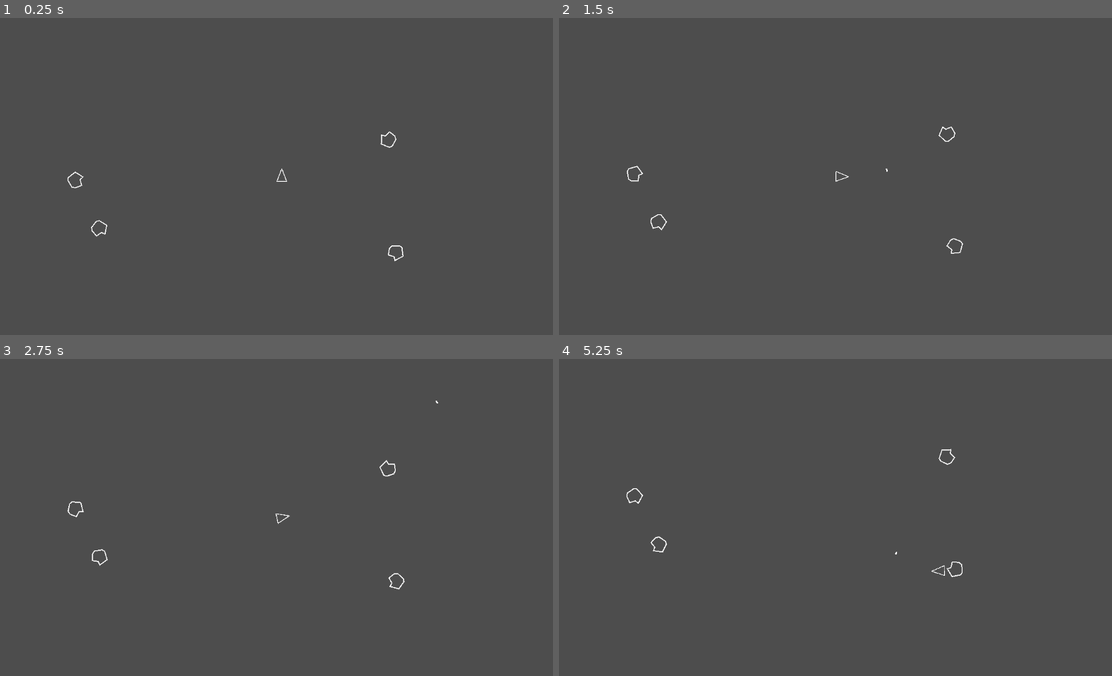
Above: before the commit, frames 1-4 (two rows, left to right).
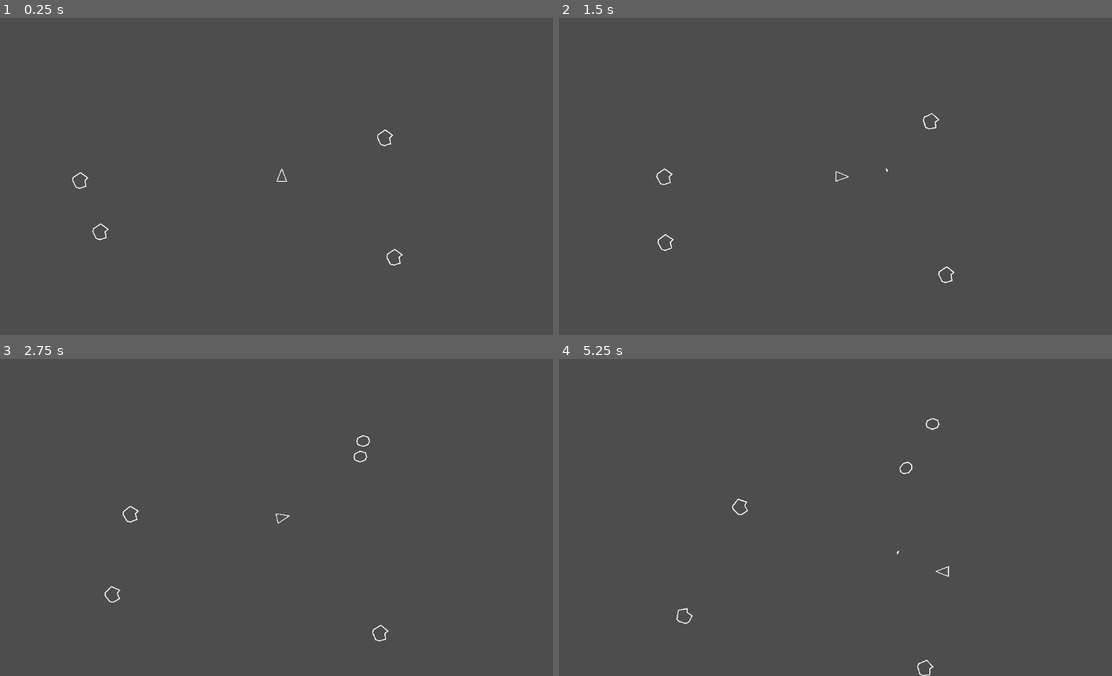
Above: after the commit, the same moments.

Repository: jiyarza/asteroids_gd
Game: Godot game, scene res://Main.tscn
Same seed, same stepped clock (60 frames per second), same inputs: the game is played once before the commit and once after it.
Inputs:
- Up to frame 1 (0.25 s): no input
- Up to frame 2 (1.5 s): hold D (turn_right) 0.53-1.28 s; tap Space (shoot) at 0.6, 1.35 s; hold A (turn_left) from 1.28 s (still down)
- Up to frame 3 (2.75 s): release A (turn_left) at 2.03 s; hold D (turn_right) from 2.03 s (still down); tap Space (shoot) at 2.1 s
- Up to frame 4 (5.25 s): release D (turn_right) at 2.78 s; hold W (thrust) 2.78-3.53 s; tap Space (shoot) every 0.75 s from 2.85 to 5.1 s; hold A (turn_left) from 3.53 s (still down)

The runs differ from the first frame. In frame 1, 0.3% of the frame differs, in the area x 12-73%, y 35-79%; in frame 2, 0.3%; in frame 3, 0.3%; in frame 4, 0.4%, in the area x 12-73%, y 18-100%.

Commit message:
feat: destroy asteroid, collisions, random direction and rotation

Diff:
--- a/Asteroid/Asteroid.gd
+++ b/Asteroid/Asteroid.gd
@@ -1,22 +1,68 @@
 extends RigidBody2D
 class_name Asteroid
 
+signal split_requested(world_position: Vector2, next_size: int)
+signal destroyed(world_position: Vector2, size: int)
+
+enum Size { LARGE, MEDIUM, SMALL }
 # Variables exportadas para poder ajustarlas desde el editor
-@export var speed: float = 10.0
-@export var rotation_speed: float = 0.3
+@export var size = Size.LARGE
+@export var min_speed: float = 10.0
+@export var max_speed: float = 50.0
+@export var min_impulse: float = 10.0
+@export var max_impulse: float = 50.0
+@export var min_torque: float = -20.0
+@export var max_torque: float = 20.0
+@export var speed: float = 0.0
 
+var target_speed = 50.0;
+var torque_value = 0.0;
 var direction: Vector2 = Vector2.UP # Dirección inicial por defecto
 
-func _ready():
-	# Al empezar, elegimos una rotación aleatoria
-	rotation = randf() * TAU # TAU es 2*PI, una rotación completa
+func _ready() -> void:
+	# Configuración física: sin pérdidas ni sueño
+	gravity_scale = 0.0
+	linear_damp = 0.0
+	angular_damp = 0.0
+	can_sleep = false
 
-func _process(delta):
+	# Material sin fricción, con rebote elástico
+	if physics_material_override == null:
+		physics_material_override = PhysicsMaterial.new()
+	physics_material_override.friction = 0.0
+	physics_material_override.bounce = 1.0
+
+	# Dirección y magnitud inicial aleatorias
+	direction = Vector2.RIGHT.rotated(randf_range(0.0, TAU))
+	target_speed = randf_range(min_speed, max_speed)
+	linear_velocity = direction * target_speed
+
+	# Torque aleatorio (mantiene rotación continua)
+	torque_value = randf_range(min_torque, max_torque)
+
+# Mantener la velocidad constante, respetando dirección tras colisiones
+func _integrate_forces(state: PhysicsDirectBodyState2D) -> void:
+	var v := state.linear_velocity
+	var s := v.length()
+
+	if s <= 0.001:
+		# Si se detiene completamente, reimpulsar en dirección aleatoria
+		var dir = Vector2.RIGHT.rotated(randf_range(0.0, TAU))
+		state.linear_velocity = dir * target_speed
+	else:
+		# Reescalar para mantener velocidad constante
+		state.linear_velocity = v * (target_speed / s)
+
+	# Mantener el torque constante (rotación continua)
+	state.apply_torque(torque_value)
+
+#func _process(delta):
+#	return
 	# Movemos el asteroide en su dirección
-	position += direction * speed * delta
+	#position += direction * speed * delta
 
 	# Rotamos el asteroide sobre sí mismo
-	rotation += rotation_speed * delta
+	#rotation += rotation_speed * delta
 
 # Función para configurar el asteroide cuando lo creamos
 func setup(start_position: Vector2, start_direction: Vector2, start_size: float = 1.0):
@@ -28,3 +74,22 @@
 
 	# Ajustamos la velocidad según el tamaño (los más pequeños son más rápidos)
 	speed = speed / start_size
+
+func hit():
+	# Si ya es el tamaño mínimo, desaparece
+	if size == Size.SMALL:
+		print("Asteroid DESTROYED")
+		destroyed.emit(global_position, size)
+		queue_free()
+		return
+
+	# Determina el siguiente tamaño
+	var next_size
+	if size == Size.LARGE:
+		next_size = Size.MEDIUM
+	else:
+		next_size = Size.SMALL
+
+	split_requested.emit(global_position, next_size)
+	# El asteroide original desaparece
+	queue_free()
--- a/Asteroid/Asteroid.tscn
+++ b/Asteroid/Asteroid.tscn
@@ -7,7 +7,10 @@
 radius = 17.262676
 
 [node name="RigidBody2D" type="RigidBody2D"]
+collision_layer = 4
+collision_mask = 7
 gravity_scale = 0.0
+angular_damp_mode = 1
 script = ExtResource("1_h8dtb")
 
 [node name="CollisionShape2D" type="CollisionShape2D" parent="."]
--- /dev/null
+++ b/Asteroid/Asteroid_MEDIUM.tscn
@@ -0,0 +1,27 @@
+[gd_scene load_steps=4 format=3 uid="uid://b0q4a0fbwoboc"]
+
+[ext_resource type="Script" uid="uid://caoi0s27tfcak" path="res://Asteroid/Asteroid.gd" id="1_gcapg"]
+[ext_resource type="Script" uid="uid://3jjpbiaw738l" path="res://ScreenWrap2D.gd" id="2_at6ie"]
+
+[sub_resource type="CircleShape2D" id="CircleShape2D_h8dtb"]
+radius = 13.0
+
+[node name="RigidBody2D" type="RigidBody2D"]
+collision_layer = 4
+collision_mask = 7
+gravity_scale = 0.0
+angular_damp_mode = 1
+script = ExtResource("1_gcapg")
+size = 1
+
+[node name="CollisionShape2D" type="CollisionShape2D" parent="."]
+shape = SubResource("CircleShape2D_h8dtb")
+
+[node name="Line2D" type="Line2D" parent="."]
+position = Vector2(-1, -1)
+points = PackedVector2Array(-12, 1, -10, -6, 1, -11, 11, -8, 14, 0, 11, 7, 1, 11, -10, 7)
+closed = true
+width = 2.0
+
+[node name="ScreenWrap2D" type="Node" parent="."]
+script = ExtResource("2_at6ie")
--- /dev/null
+++ b/Asteroid/Asteroid_SMALL.tscn
@@ -0,0 +1,28 @@
+[gd_scene load_steps=4 format=3 uid="uid://dnqiso5p2mkir"]
+
+[ext_resource type="Script" uid="uid://caoi0s27tfcak" path="res://Asteroid/Asteroid.gd" id="1_ptsgg"]
+[ext_resource type="Script" uid="uid://3jjpbiaw738l" path="res://ScreenWrap2D.gd" id="2_4s4rx"]
+
+[sub_resource type="CircleShape2D" id="CircleShape2D_h8dtb"]
+radius = 8.062258
+
+[node name="RigidBody2D" type="RigidBody2D"]
+collision_layer = 4
+collision_mask = 7
+gravity_scale = 0.0
+angular_damp_mode = 1
+script = ExtResource("1_ptsgg")
+size = 2
+
+[node name="CollisionShape2D" type="CollisionShape2D" parent="."]
+position = Vector2(0, -1)
+shape = SubResource("CircleShape2D_h8dtb")
+
+[node name="Line2D" type="Line2D" parent="."]
+position = Vector2(-1, -1)
+points = PackedVector2Array(-5, 3, -4, -2, 1, -8, 5, -6, 8, -2, 7, 3, 2, 6, -4, 7)
+closed = true
+width = 2.0
+
+[node name="ScreenWrap2D" type="Node" parent="."]
+script = ExtResource("2_4s4rx")
--- a/Bullet/Bullet.gd
+++ b/Bullet/Bullet.gd
@@ -11,10 +11,8 @@
 
 func setup(start_pos: Vector2, start_dir: Vector2) -> void:
 	direction = start_dir.normalized()
-	print("start_pos", start_pos)
 	global_position = start_pos
 	global_rotation = direction.angle()
-	print("bullet pos: ", global_position)
 
 # Función que se llama cuando la bala entra en la escena.
 func _ready():
@@ -26,7 +24,7 @@
 	lifetime_timer.timeout.connect(_on_lifetime_timeout)
 
 	# Conectamos la señal 'body_entered' para saber si choca con algo.
-	body_entered.connect(_on_body_entered)
+#	body_entered.connect(_on_body_entered)
 
 # Se llama en cada frame. Ideal para el movimiento.
 func _physics_process(delta):
@@ -43,8 +41,10 @@
 	queue_free()
 
 # Esta función se ejecutará cuando el Area2D de la bala toque un cuerpo físico (RigidBody, CharacterBody...).
-func _on_body_entered(_body):
+func _on_body_entered(_body: Node):
 	print("Bullet: _on_body_entered")
+	if _body is Asteroid:
+		_body.hit()
 	# Por ahora, simplemente destruimos la bala al impactar.
 	# Más adelante, aquí le diremos al asteroide que se destruya.
 	queue_free()
--- a/Bullet/Bullet.tscn
+++ b/Bullet/Bullet.tscn
@@ -8,8 +8,9 @@
 
 [node name="Area2D" type="Area2D"]
 z_as_relative = false
+collision_layer = 2
+collision_mask = 12
 input_pickable = false
-monitoring = false
 script = ExtResource("1_v7oki")
 
 [node name="Line2D" type="Line2D" parent="."]
@@ -24,3 +25,5 @@
 wait_time = 2.5
 one_shot = true
 autostart = true
+
+[connection signal="body_entered" from="." to="." method="_on_body_entered"]
--- a/Main.tscn
+++ b/Main.tscn
@@ -1,10 +1,12 @@
-[gd_scene load_steps=6 format=3 uid="uid://nly5yu2qvqxc"]
+[gd_scene load_steps=8 format=3 uid="uid://nly5yu2qvqxc"]
 
 [ext_resource type="Script" uid="uid://c4xk5udya6tcw" path="res://World/GameManager.gd" id="1_glv2v"]
 [ext_resource type="PackedScene" uid="uid://cpsaxvvwqv80r" path="res://Player/Player.tscn" id="2_r0du0"]
 [ext_resource type="Script" uid="uid://c0653xcqqx3qu" path="res://World/Spawner.gd" id="2_uu6xs"]
 [ext_resource type="PackedScene" uid="uid://d5ofcc2k5ovc" path="res://Bullet/Bullet.tscn" id="4_fos0i"]
 [ext_resource type="PackedScene" uid="uid://jna2deujyi8m" path="res://Asteroid/Asteroid.tscn" id="5_3dxm6"]
+[ext_resource type="PackedScene" uid="uid://b0q4a0fbwoboc" path="res://Asteroid/Asteroid_MEDIUM.tscn" id="6_lgr22"]
+[ext_resource type="PackedScene" uid="uid://dnqiso5p2mkir" path="res://Asteroid/Asteroid_SMALL.tscn" id="7_trn2v"]
 
 [node name="World" type="Node2D"]
 
@@ -20,7 +22,7 @@
 world_path = NodePath("..")
 bullet_scene = ExtResource("4_fos0i")
 asteroid_large_scene = ExtResource("5_3dxm6")
-asteroid_medium_scene = ExtResource("5_3dxm6")
-asteroid_small_scene = ExtResource("5_3dxm6")
+asteroid_medium_scene = ExtResource("6_lgr22")
+asteroid_small_scene = ExtResource("7_trn2v")
 
 [node name="UI" type="CanvasLayer" parent="."]
--- a/Player/Player.tscn
+++ b/Player/Player.tscn
@@ -11,6 +11,7 @@
 height = 32.0
 
 [node name="Player" type="RigidBody2D" node_paths=PackedStringArray("input", "physics", "weapon")]
+collision_mask = 12
 gravity_scale = 0.0
 script = ExtResource("1_kpjcp")
 input = NodePath("PlayerInput")
--- a/World/Spawner.gd
+++ b/World/Spawner.gd
@@ -33,6 +33,24 @@
 
 func _on_weapon_fire_requested(pos: Vector2, dir: Vector2) -> void:
 	spawn_bullet(pos, dir)
+
+func connect_asteroid(a: Asteroid) -> void:
+	# Conexiones idempotentes (si ya estaban, Godot evita duplicadas)
+	a.split_requested.connect(_on_asteroid_split)
+	a.destroyed.connect(_on_asteroid_destroyed)
+
+func _on_asteroid_split(pos: Vector2, next_size: int) -> void:
+	# Dos fragmentos, direcciones/velocidades aleatorias
+	for i in 2:
+		var angle := randf_range(0.0, TAU)
+		var dir := Vector2.RIGHT.rotated(angle)
+		var speed := randf_range(90.0, 160.0)
+		spawn_asteroid(next_size, pos, dir * speed)
+
+func _on_asteroid_destroyed(pos: Vector2, size: int) -> void:
+	# Aquí puedes llevar contadores, puntuación, comprobar “wave cleared”, etc.
+	print("ASTEROID DESTROYED. ADD SCORE.")
+
 
 # =======================
 # Limpieza del mundo (sólo grupo "spawn")
@@ -88,6 +106,7 @@
 
 	asteroid.add_to_group("spawn")   # 👈 clave
 	asteroid.add_to_group("asteroids")
+	connect_asteroid(asteroid)
 	if not _world:
 		_world = get_node(world_path)
 
--- a/project.godot
+++ b/project.godot
@@ -10,7 +10,7 @@
 
 [application]
 
-config/name="Nuevo Proyecto de Juego"
+config/name="Asteroids_gd"
 run/main_scene="uid://nly5yu2qvqxc"
 config/features=PackedStringArray("4.5", "Forward Plus")
 config/icon="res://icon.svg"
